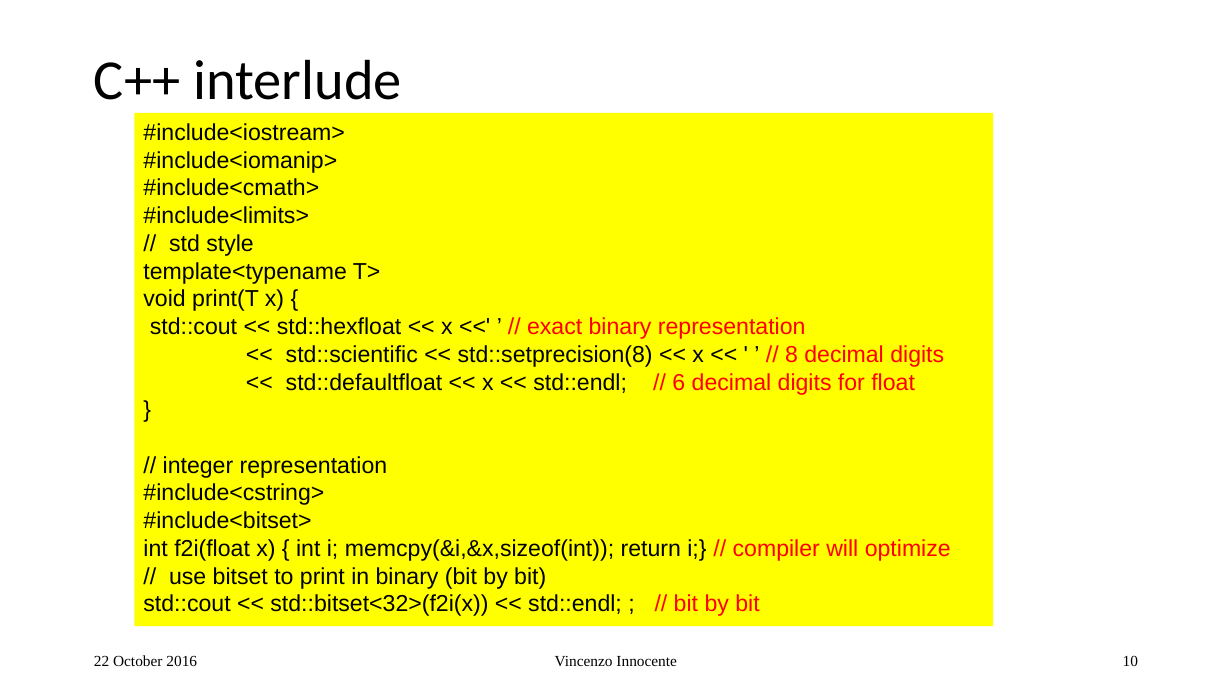
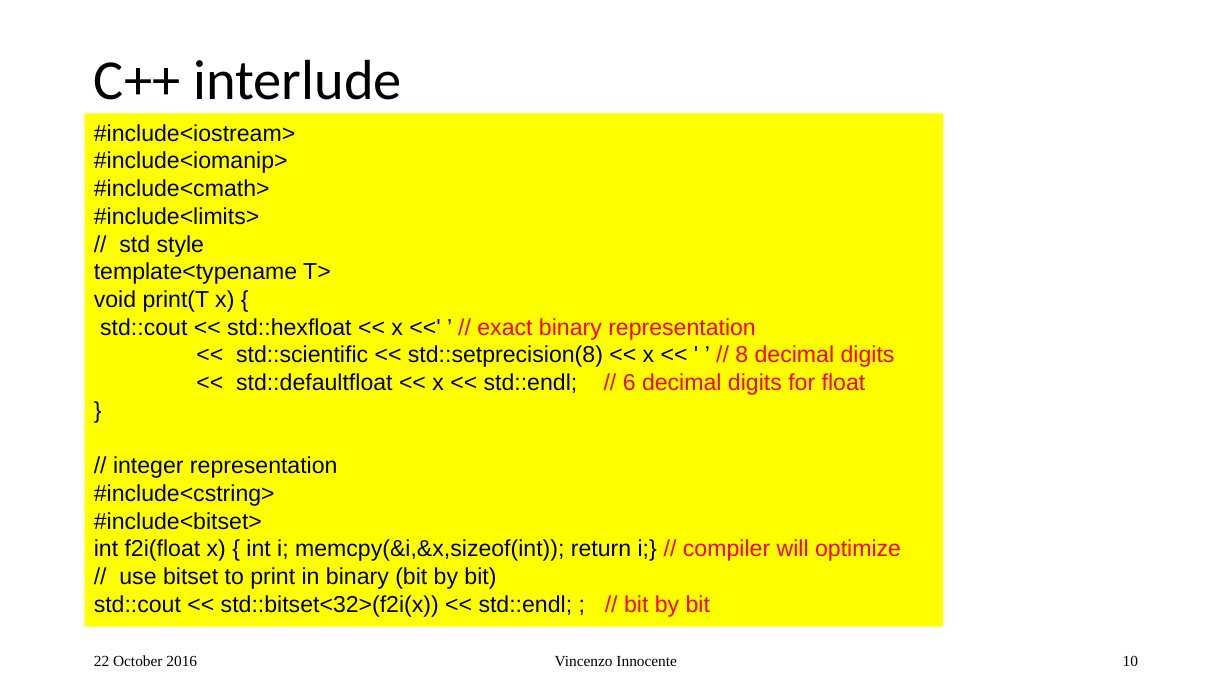
Before and after one commit to VinInn/FPCourse, a slide deck: slide 10 of Slides/FPforScientist.pptx. Drawn at 1232x693 pixels with LibreOffice and Linux fonts; fonts in the diff are those of the drawing. Boxes give left, top, right and bottom in pixels: in the first picture for what was removed or moved away, otherwise in the second. Text is boxed around its words. In the diff, an @@ line names an element or a change of style, - is before the commit and + after.

```diff
--- a/Slides/FPforScientist.pptx
+++ b/Slides/FPforScientist.pptx
@@ rectangle "#include<iostream>": place and size @@
-rectangle "#include<iostream>" at box(134, 113, 993, 626)
+rectangle "#include<iostream>" at box(85, 114, 944, 627)
```
Also in this commit, not shown: 1 other slide changed, 2 slides added.
